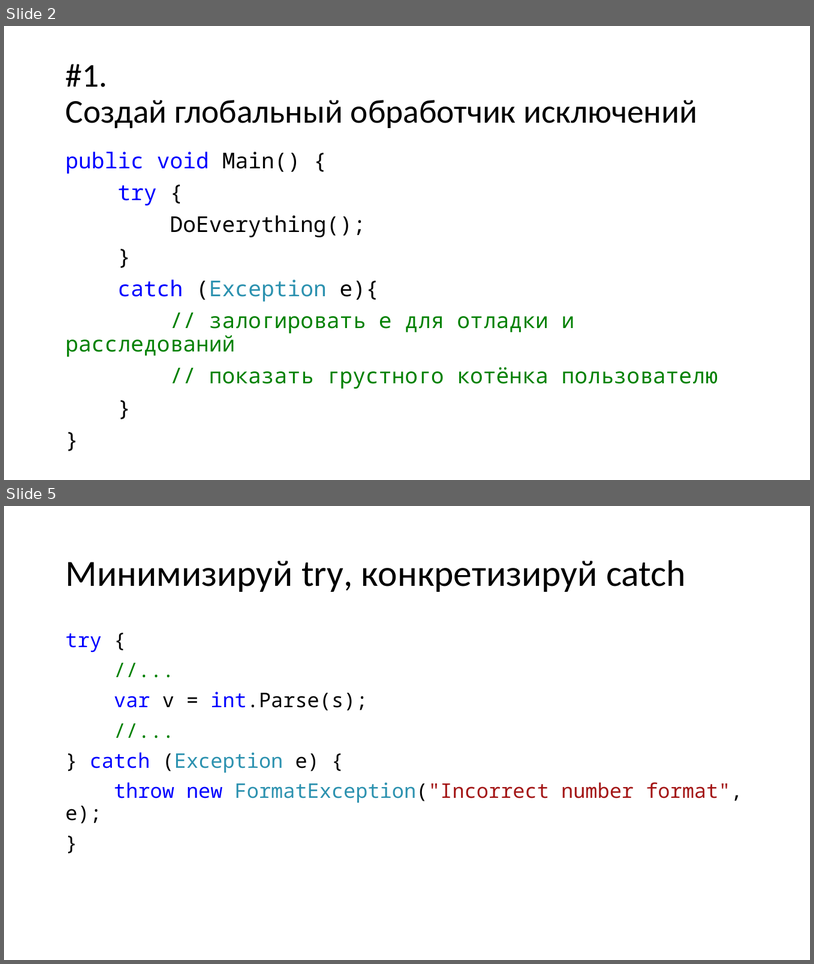
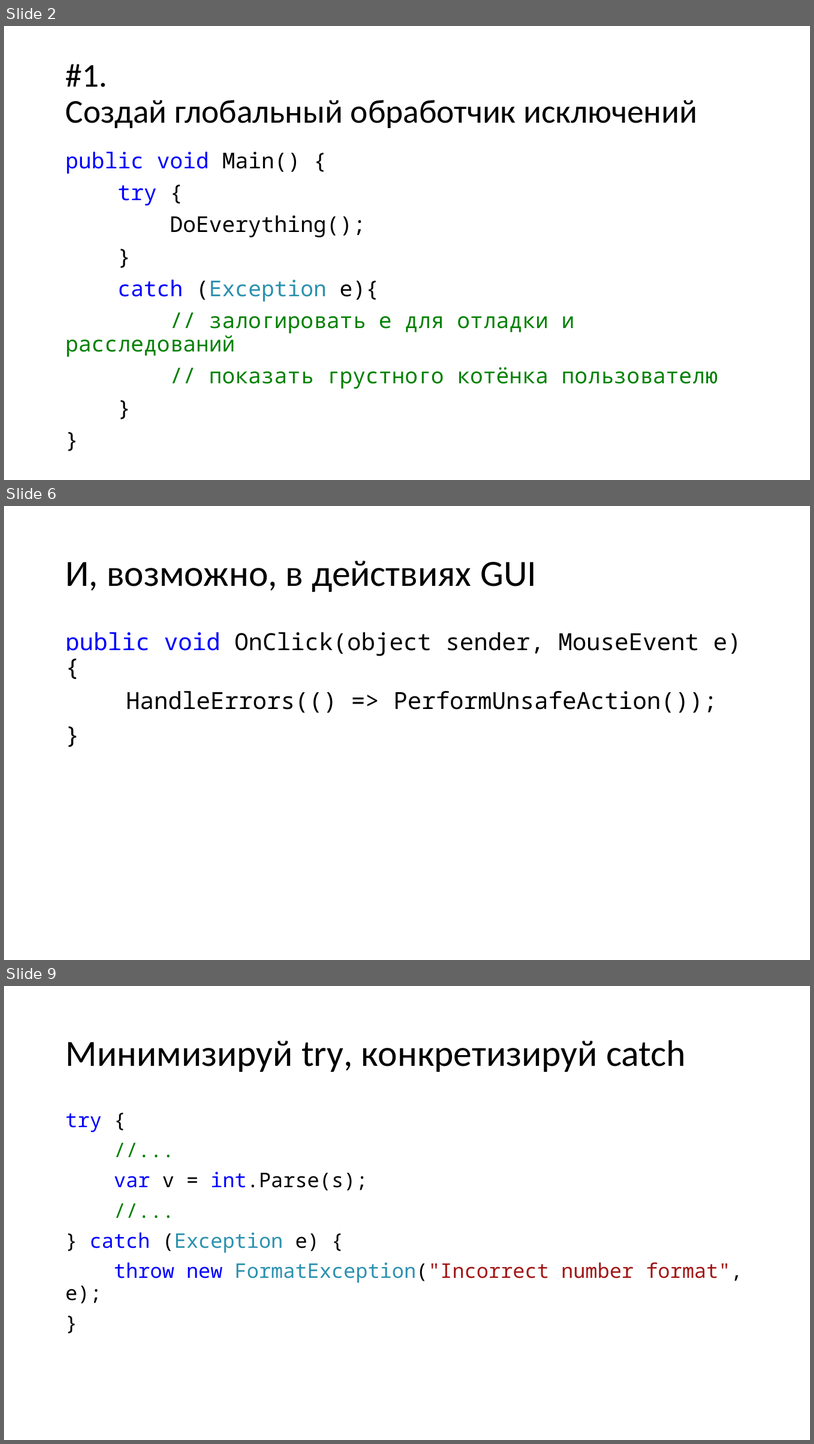
Before and after one commit to kontur-courses/exceptions, a slide deck: exceptions.pptx. Shown one above the other, each under a label of ours: slides 2 and 5 before the commit, slides 2, 6 and 9 after it; the slides between them are not shown. The pictures are 814x964 and 814x1444 pixels, drawn with LibreOffice and Linux fonts; fonts in the diff are those of the drawing. Boxes give left, top, right and bottom in pixels: in the first picture for what was removed or moved away, otherwise in the second. Text is boxed around its words. In the diff, an @@ line names an element or a change of style, - is before the commit and + after.

```diff
--- a/exceptions.pptx
+++ b/exceptions.pptx
@@ slide 6 added at bbox=[4, 506, 810, 960], background #FFFFFF @@
@@ title added at bbox=[65, 561, 537, 592], 44 pt, text #000000 @@
+И, возможно, в действиях GUI
@@ text added at bbox=[65, 632, 742, 713], 28 pt, text #000000 @@
+public void OnClick(object sender, MouseEvent e) {
+HandleErrors(() => PerformUnsafeAction());
+}
@@ what was slide 5 is now slide 9 @@
```
Also in this commit, not shown: 6 slides changed, 4 other slides added, 2 slides removed, 6 other files.
